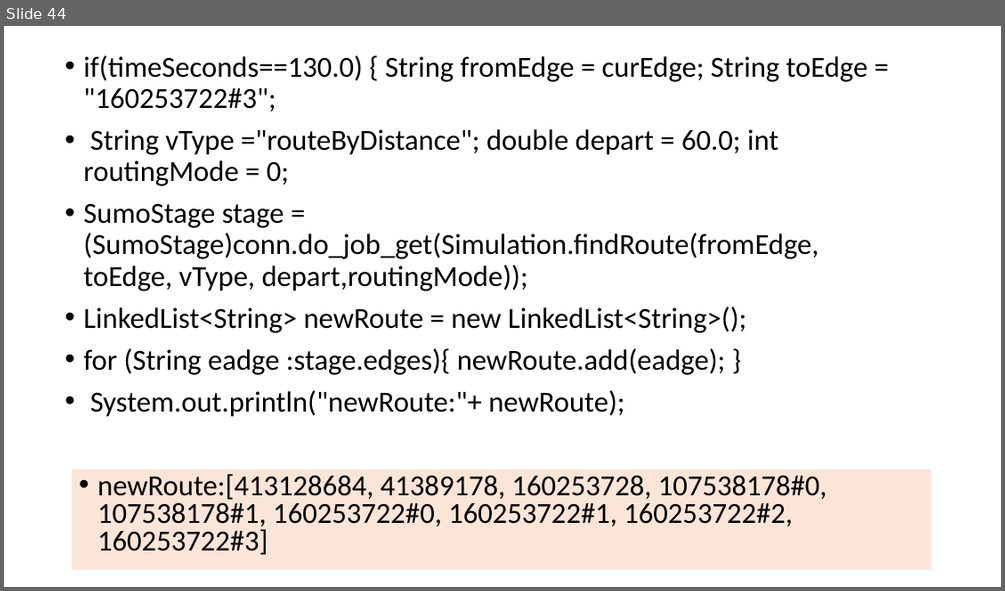
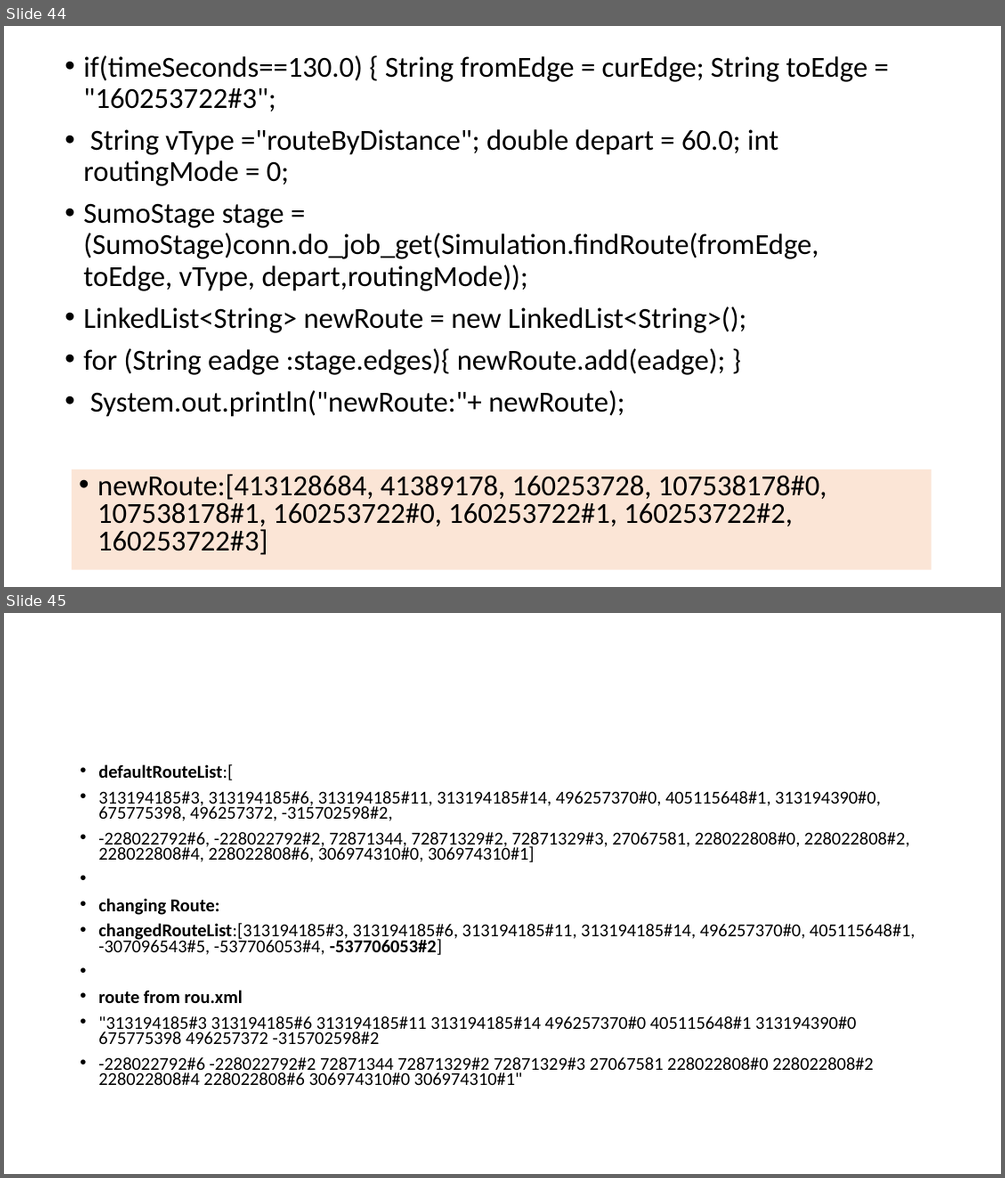
Before and after one commit to YenKang/Smart-Logistics-Plan, a slide deck: eclipse workspace/java_library/sumo_implementation recording.pptx. Shown one above the other, each under a label of ours: slide 44 before the commit, slides 44 and 45 after it. The pictures are 1005x591 and 1005x1178 pixels, drawn with LibreOffice and Linux fonts; fonts in the diff are those of the drawing. Boxes give left, top, right and bottom in pixels: in the first picture for what was removed or moved away, otherwise in the second. Text is boxed around its words. In the diff, an @@ line names an element or a change of style, - is before the commit and + after.

```diff
--- a/eclipse workspace/java_library/sumo_implementation recording.pptx
+++ b/eclipse workspace/java_library/sumo_implementation recording.pptx
@@ slide 45 added at <box>4,613,1001,1174</box>, background #FFFFFF @@
@@ text added at <box>98,764,915,1085</box>, 17.5 pt, text #000000 @@
+• defaultRouteList:[
+• 313194185#3, 313194185#6, 313194185#11, 313194185#14, 496257370#0, 405115648#1, 313194390#0, 675775398, 496257372, -315702598#2,
+• -228022792#6, -228022792#2, 72871344, 72871329#2, 72871329#3, 27067581, 228022808#0, 228022808#2, 228022808#4, 228022808#6, 306974310#0, 306974310#1]
+• changing Route:
+• changedRouteList:[313194185#3, 313194185#6, 313194185#11, 313194185#14, 496257370#0, 405115648#1, -307096543#5, -537706053#4, -537706053#2]
+• route from rou.xml
+• "313194185#3 313194185#6 313194185#11 313194185#14 496257370#0 405115648#1 313194390#0 675775398 496257372 -315702598#2
+• -228022792#6 -228022792#2 72871344 72871329#2 72871329#3 27067581 228022808#0 228022808#2 228022808#4 228022808#6 306974310#0 306974310#1"
```
Also in this commit, not shown: 1 slide removed, 3 other files.
